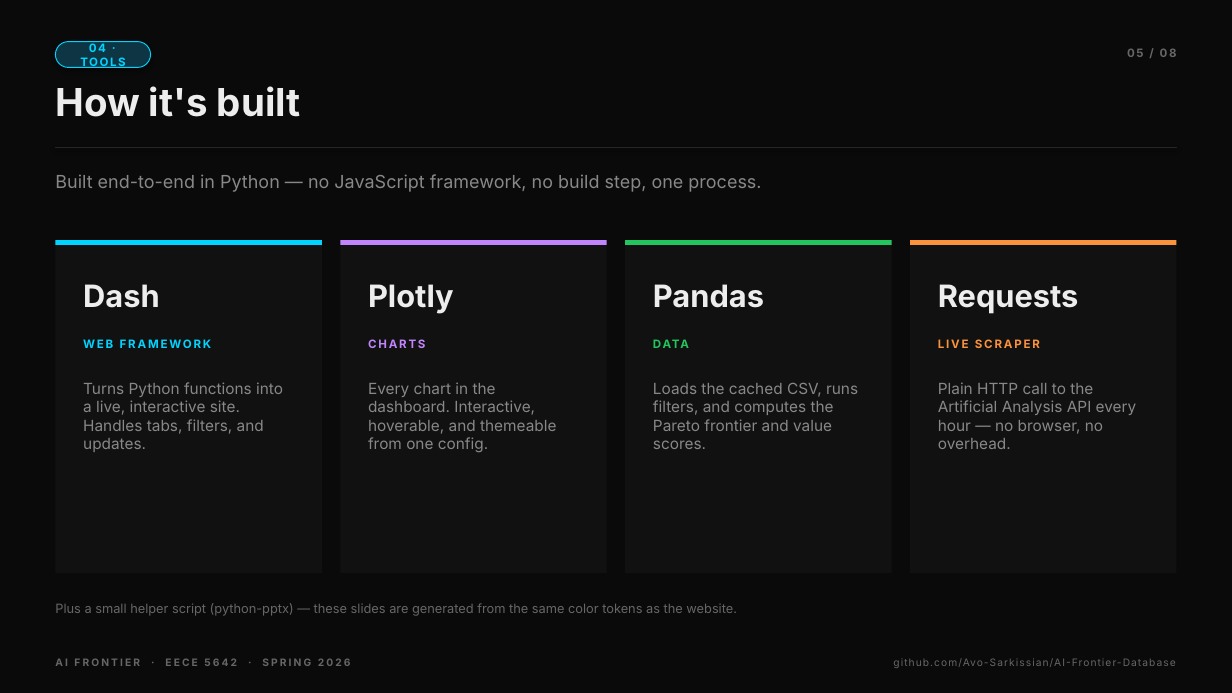
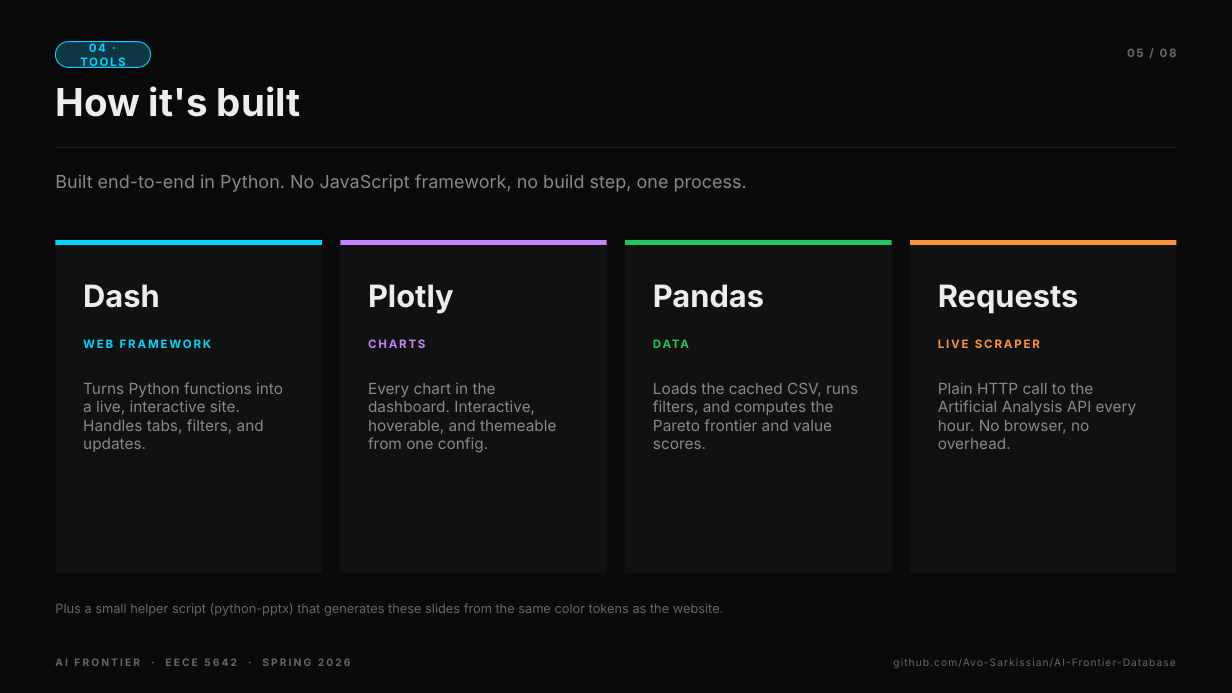
Before and after one commit to Avo-Sarkissian/AI-Frontier-Database, a slide deck: slide 5 of AI_Frontier_Presentation.pptx. Drawn at 1232x693 pixels with LibreOffice and Linux fonts; fonts in the diff are those of the drawing. Boxes give left, top, right and bottom in pixels: in the first picture for what was removed or moved away, otherwise in the second. Text is boxed around its words. In the diff, an @@ line names an element or a change of style, - is before the commit and + after.

```diff
--- a/AI_Frontier_Presentation.pptx
+++ b/AI_Frontier_Presentation.pptx
@@ text at <box>55,174,747,192</box>: text changed @@
-Built end-to-end in Python — no JavaScript framework, no build step, one process.
+Built end-to-end in Python. No JavaScript framework, no build step, one process.
@@ text at <box>938,382,1137,449</box>: text changed @@
-Plain HTTP call to the Artificial Analysis API every hour — no browser, no overhead.
+Plain HTTP call to the Artificial Analysis API every hour. No browser, no overhead.
@@ text at <box>55,603,724,616</box>: text changed @@
-Plus a small helper script (python-pptx) — these slides are generated from the same color tokens as the website.
+Plus a small helper script (python-pptx) that generates these slides from the same color tokens as the website.
```
Also in this commit, not shown: 5 other slides changed, 1 other file.
